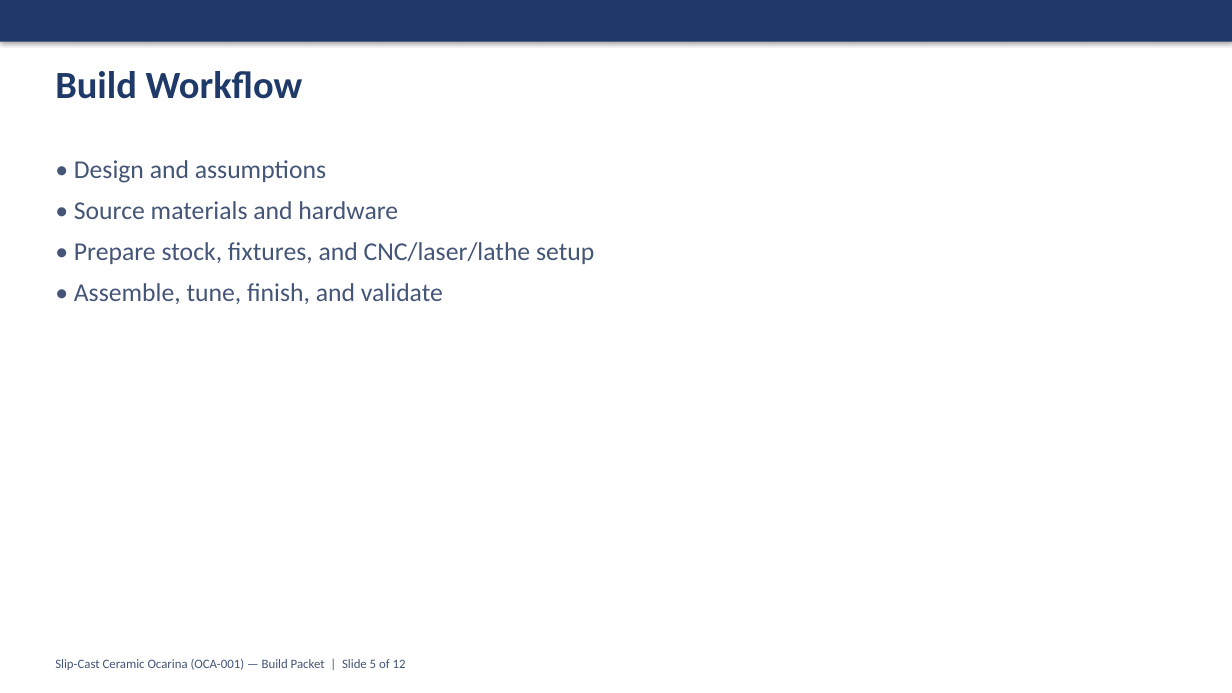
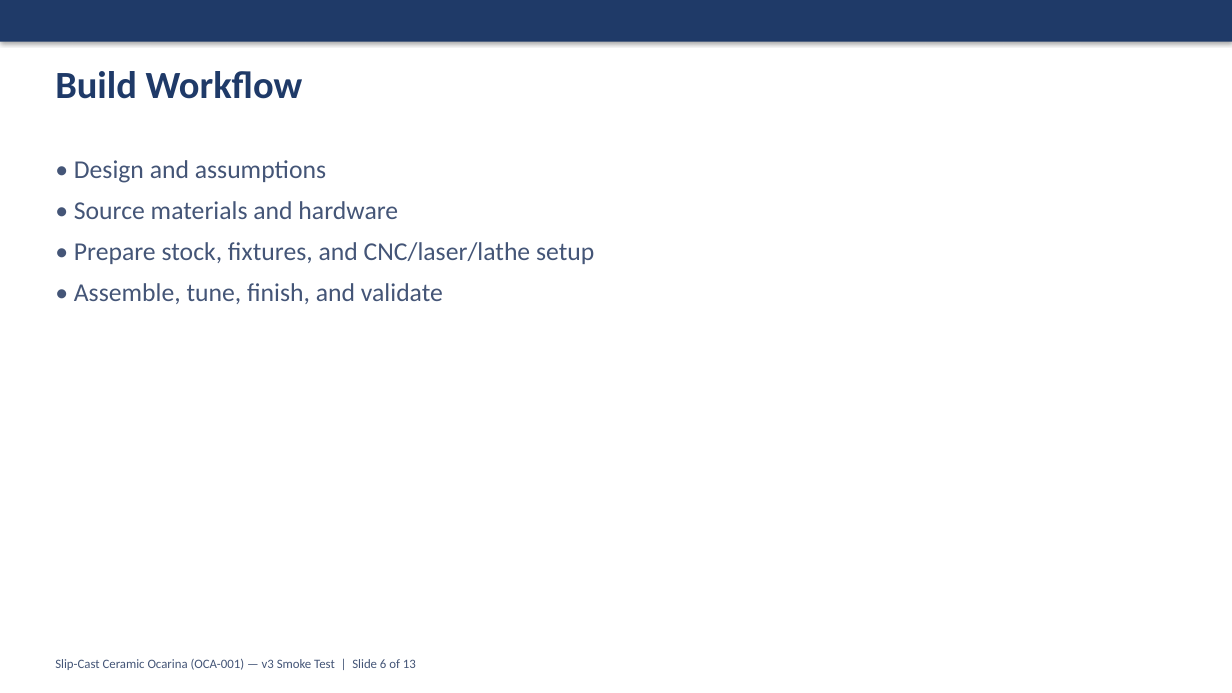
Before and after one commit to tonykoop/ocarina, a slide deck: slide 6 of capstone-deck.pptx (slide 5 before the commit). Drawn at 1232x693 pixels with LibreOffice and Linux fonts; fonts in the diff are those of the drawing. Boxes give left, top, right and bottom in pixels: in the first picture for what was removed or moved away, otherwise in the second. Text is boxed around its words. In the diff, an @@ line names an element or a change of style, - is before the commit and + after.

```diff
--- a/capstone-deck.pptx
+++ b/capstone-deck.pptx
@@ text at <box>55,659,416,670</box>: text changed @@
-Slip-Cast Ceramic Ocarina (OCA-001) — Build Packet | Slide 5 of 12
+Slip-Cast Ceramic Ocarina (OCA-001) — v3 Smoke Test | Slide 6 of 13
```
Also in this commit, not shown: 11 other slides changed, 1 slide added, 8 other files.
